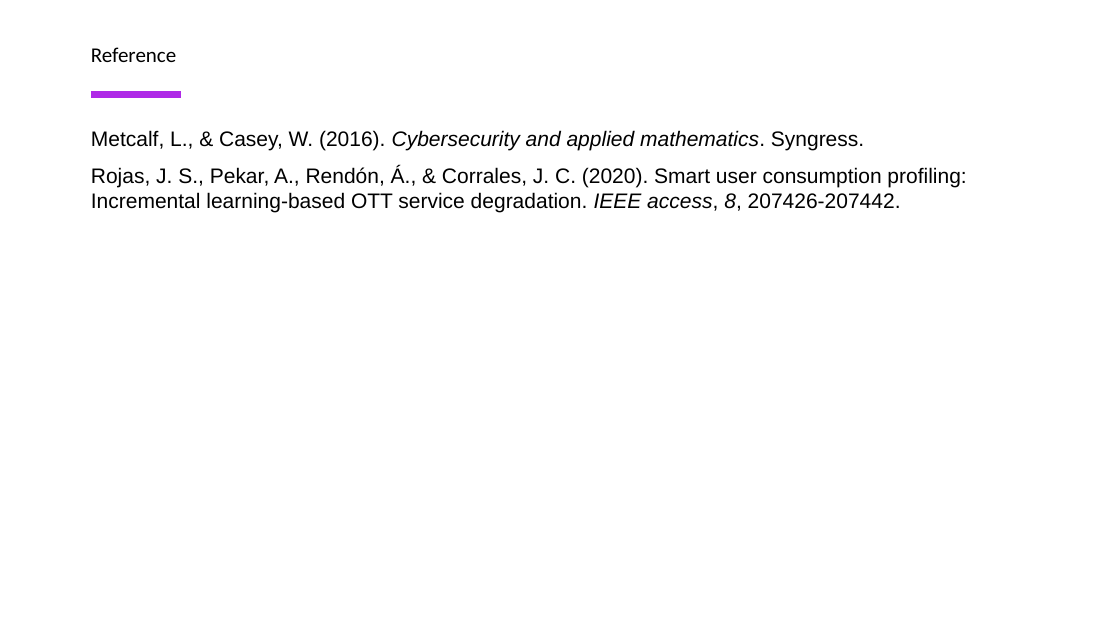
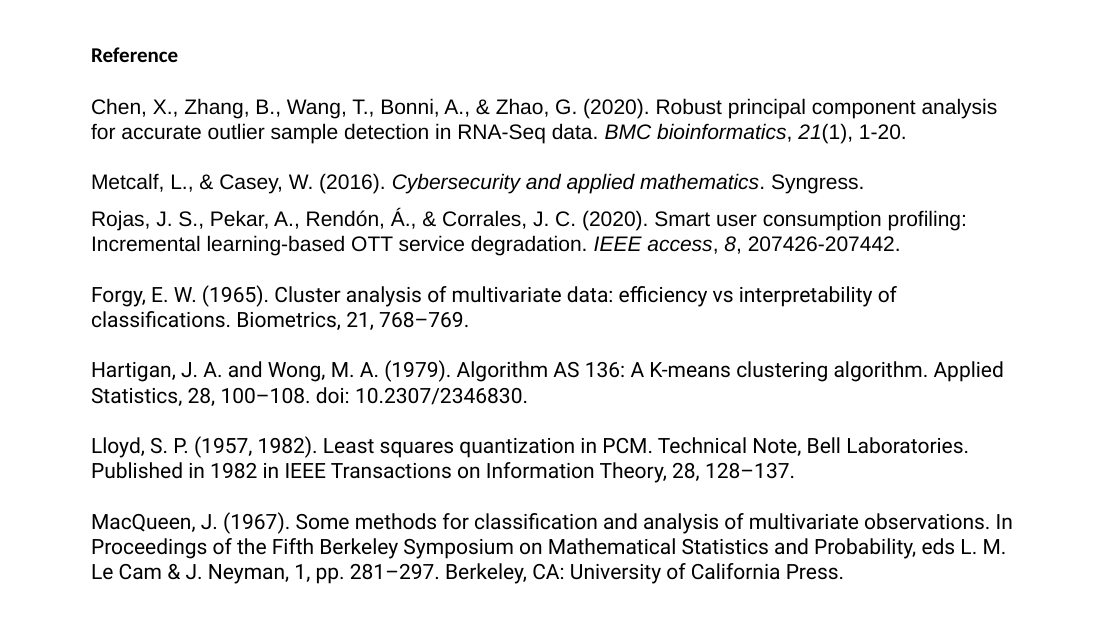
Before and after one commit to MKZuziak/SLLD_2022-_Users-Consumption-Behavior, a slide deck: slide 24 of Unsupervised methods to group users’ consumption behaviour to enhance personalize service degradation policies.pptx (slide 26 before the commit). Drawn at 1120x630 pixels with LibreOffice and Linux fonts; fonts in the diff are those of the drawing. Boxes give left, top, right and bottom in pixels: in the first picture for what was removed or moved away, otherwise in the second. Text is boxed around its words. In the diff, an @@ line names an element or a change of style, - is before the commit and + after.

```diff
--- a/Unsupervised methods to group users’ consumption behaviour to enhance personalize service degradation policies.pptx
+++ b/Unsupervised methods to group users’ consumption behaviour to enhance personalize service degradation policies.pptx
@@ text "Reference" at (91,47,178,62): bold on @@
@@ line removed from (91, 95) to (181, 95) @@
@@ text added at (91,98,1013,584), 18 pt, text #000000 @@
+Chen, X., Zhang, B., Wang, T., Bonni, A., & Zhao, G. (2020). Robust principal component analysis for accurate outlier sample detection in RNA-Seq data. BMC bioinformatics, 21(1), 1-20.
+Metcalf, L., & Casey, W. (2016). Cybersecurity and applied mathematics. Syngress.
+Rojas, J. S., Pekar, A., Rendón, Á., & Corrales, J. C. (2020). Smart user consumption profiling: Incremental learning-based OTT service degradation. IEEE access, 8, 207426-207442.
+Forgy, E. W. (1965). Cluster analysis of multivariate data: efficiency vs interpretability of classifications. Biometrics, 21, 768–769.
+Hartigan, J. A. and Wong, M. A. (1979). Algorithm AS 136: A K-means clustering algorithm. Applied Statistics, 28, 100–108. doi: 10.2307/2346830.
+Lloyd, S. P. (1957, 1982). Least squares quantization in PCM. Technical Note, Bell Laboratories. Published in 1982 in IEEE Transactions on Information Theory, 28, 128–137.
+MacQueen, J. (1967). Some methods for classification and analysis of multivariate observations. In Proceedings of the Fifth Berkeley Symposium on Mathematical Statistics and Probability, eds L. M. Le Cam & J. Neyman, 1, pp. 281–297. Berkeley, CA: University of California Press.
@@ text removed at (91,130,966,213) @@
-Metcalf, L., & Casey, W. (2016). Cybersecurity and applied mathematics. Syngress.
-Rojas, J. S., Pekar, A., Rendón, Á., & Corrales, J. C. (2020). Smart user consumption profiling: Incremental learning-based OTT service degradation. IEEE access, 8, 207426-207442.
```
Also in this commit, not shown: 15 other slides changed, 6 slides added, 7 slides removed, 1 other file.
